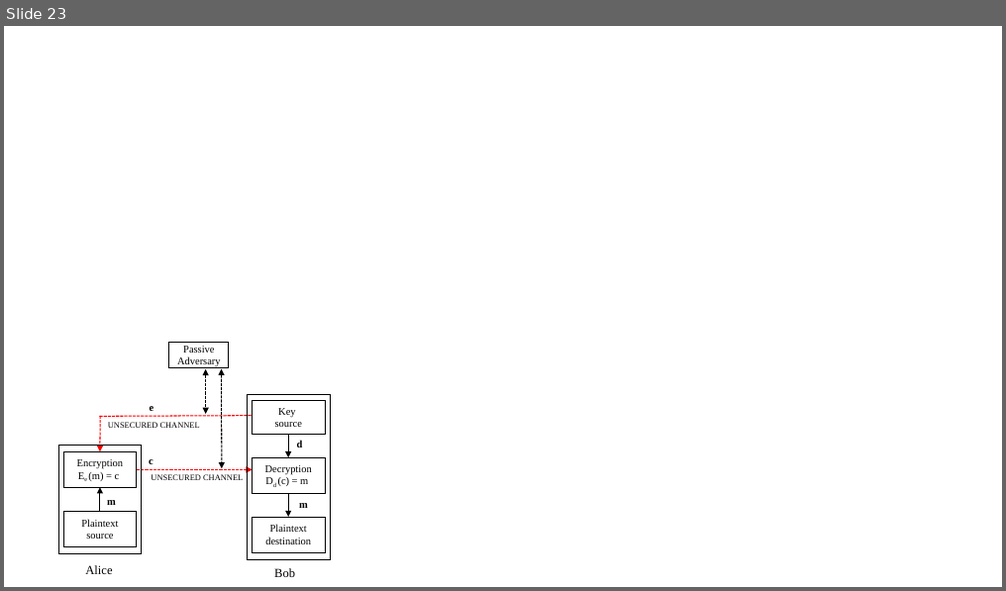
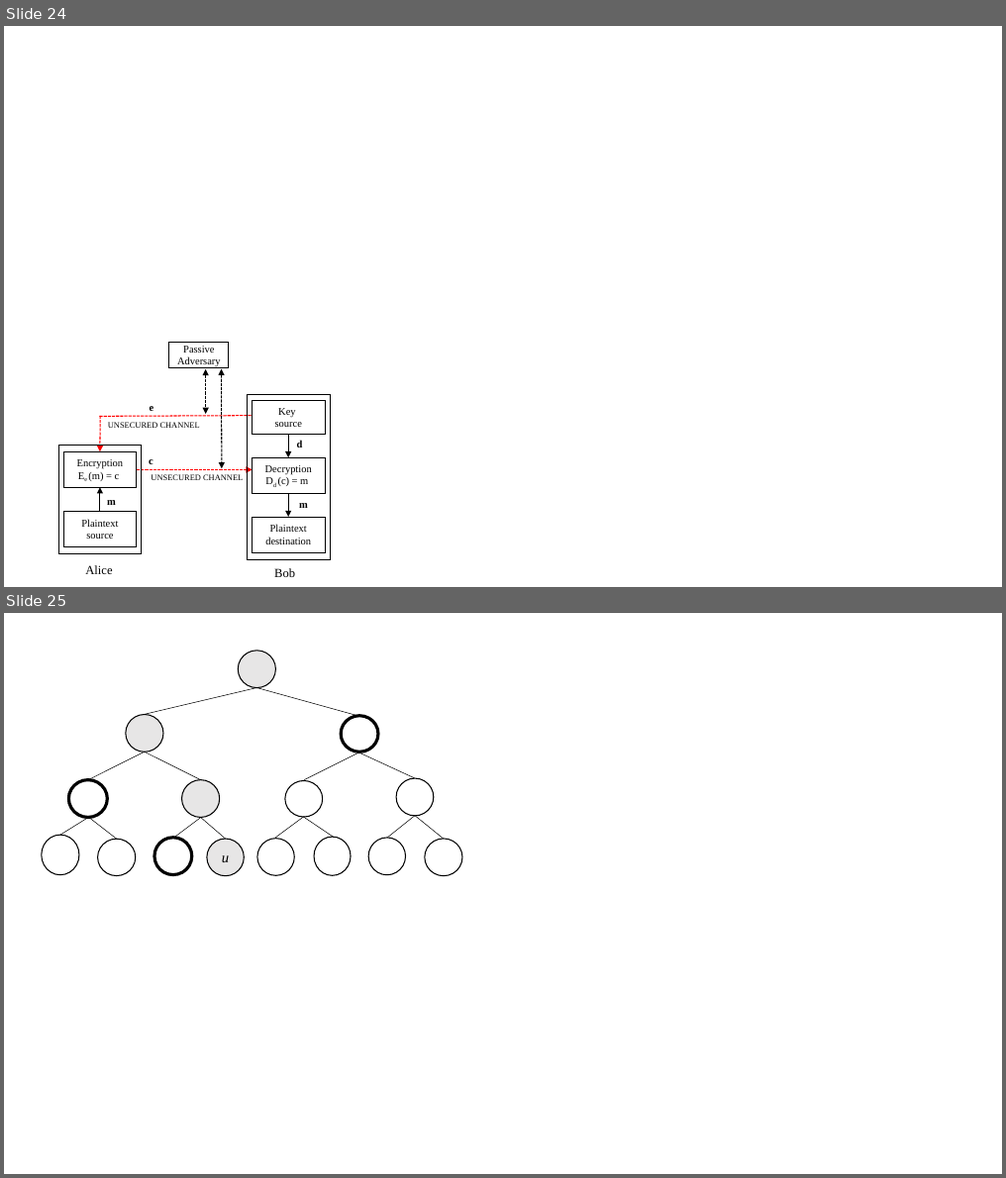
Before and after one commit to kavitshah8/thesis-, a slide deck: images/pics.pptx. Shown one above the other, each under a label of ours: slide 23 before the commit, slides 24 and 25 after it. The pictures are 1006x591 and 1006x1178 pixels, drawn with LibreOffice and Linux fonts; fonts in the diff are those of the drawing. Boxes give left, top, right and bottom in pixels: in the first picture for what was removed or moved away, otherwise in the second. Text is boxed around its words. In the diff, an @@ line names an element or a change of style, - is before the commit and + after.

```diff
--- a/images/pics.pptx
+++ b/images/pics.pptx
@@ slide 25 added at <box>4,613,1002,1174</box>, background #FFFFFF @@
@@ ellipse added at <box>239,651,275,688</box>, fill #E7E6E6, outline #000000 1 pt @@
@@ line added from (143, 715) to (256, 688), #000000 0.5 pt @@
@@ line added from (358, 716) to (257, 688), #000000 0.5 pt @@
@@ ellipse added at <box>126,715,162,753</box>, fill #E7E6E6, outline #000000 1 pt @@
@@ ellipse added at <box>341,716,378,752</box>, fill #FFFFFF, outline #000000 3 pt @@
@@ line added from (88, 780) to (144, 753), #000000 0.5 pt @@
@@ line added from (201, 780) to (145, 753), #000000 0.5 pt @@
@@ line added from (304, 780) to (360, 753), #000000 0.5 pt @@
@@ line added from (415, 778) to (358, 753), #000000 0.5 pt @@
@@ ellipse added at <box>68,780,107,817</box>, fill #FFFFFF, outline #000000 3 pt @@
@@ ellipse added at <box>182,780,220,817</box>, fill #E7E6E6, outline #000000 1 pt @@
@@ ellipse added at <box>285,780,323,817</box>, fill #FFFFFF, outline #000000 1 pt @@
@@ ellipse added at <box>396,778,434,816</box>, fill #FFFFFF, outline #000000 1 pt @@
@@ line added from (60, 836) to (88, 817), #000000 0.5 pt @@
@@ line added from (116, 839) to (90, 818), #000000 0.5 pt @@
@@ line added from (173, 839) to (201, 817), #000000 0.5 pt @@
@@ line added from (226, 839) to (201, 817), #000000 0.5 pt @@
@@ line added from (275, 838) to (304, 817), #000000 0.5 pt @@
@@ line added from (334, 838) to (304, 817), #000000 0.5 pt @@
@@ line added from (387, 838) to (415, 816), #000000 0.5 pt @@
@@ line added from (444, 839) to (415, 815), #000000 0.5 pt @@
@@ ellipse added at <box>42,836,79,875</box>, fill #FFFFFF, outline #000000 1 pt @@
@@ ellipse added at <box>98,839,135,875</box>, fill #FFFFFF, outline #000000 1 pt @@
@@ ellipse added at <box>154,838,192,875</box>, fill #FFFFFF, outline #000000 3 pt @@
@@ ellipse added at <box>207,839,244,876</box>, fill #E7E6E6, outline #000000 1 pt, 14 pt, text #000000, italic @@
+u
@@ ellipse added at <box>257,839,294,875</box>, fill #FFFFFF, outline #000000 1 pt @@
@@ ellipse added at <box>314,837,350,875</box>, fill #FFFFFF, outline #000000 1 pt @@
@@ ellipse added at <box>368,838,405,875</box>, fill #FFFFFF, outline #000000 1 pt @@
@@ ellipse added at <box>425,839,462,876</box>, fill #FFFFFF, outline #000000 1 pt @@
@@ what was slide 23 is now slide 24 @@
```
Also in this commit, not shown: 8 slides changed, 2 other slides added, 1 slide removed, 20 other files.
